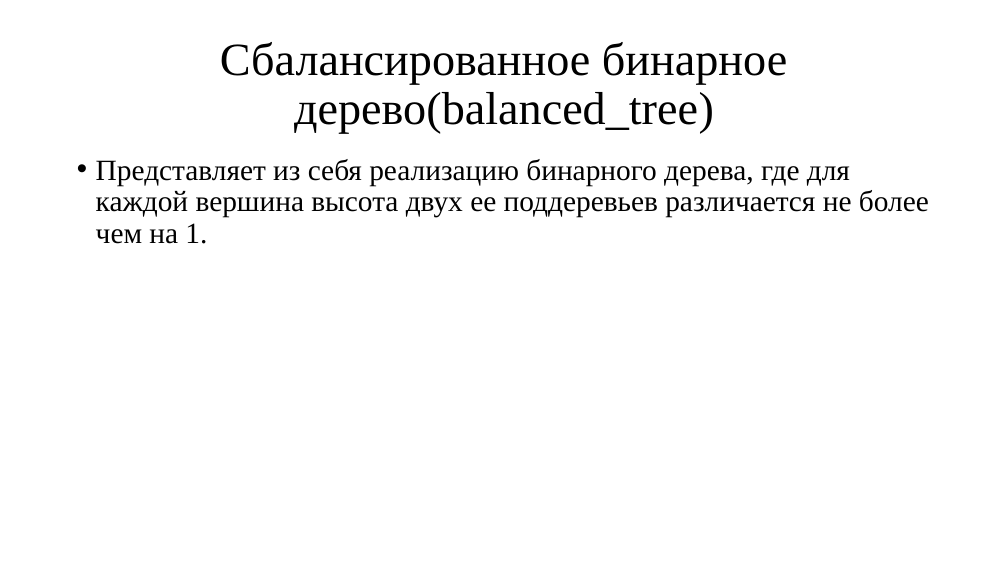
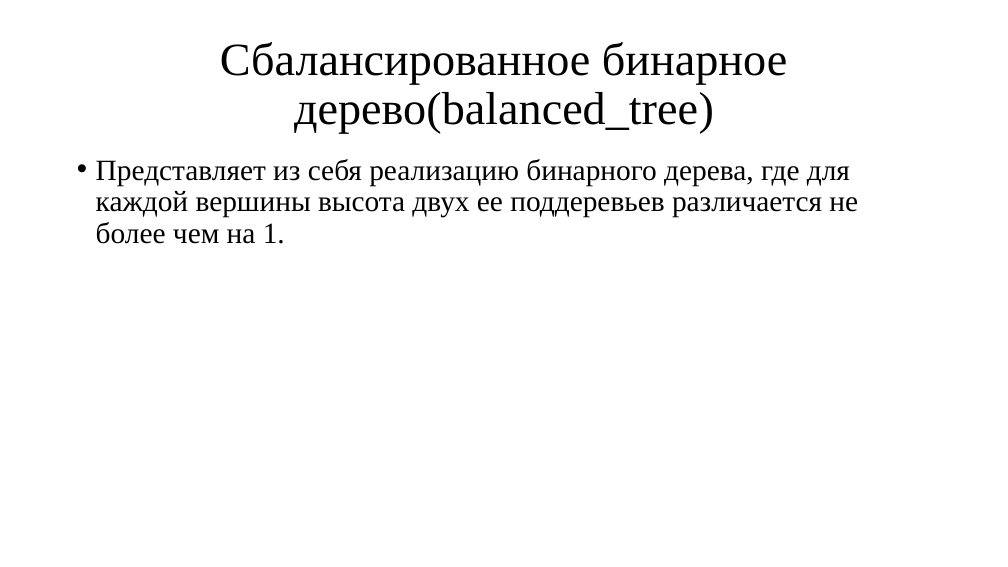
Before and after one commit to ZenoReT/Dictionaries, a slide deck: slide 12 of отчет.pptx. Drawn at 1008x567 pixels with LibreOffice and Linux fonts; fonts in the diff are those of the drawing. Boxes give left, top, right and bottom in pixels: in the first picture for what was removed or moved away, otherwise in the second. Text is boxed around its words. In the diff, an @@ line names an element or a change of style, - is before the commit and + after.

```diff
--- a/отчет.pptx
+++ b/отчет.pptx
@@ text at [96, 159, 858, 244]: text changed @@
-• Представляет из себя реализацию бинарного дерева, где для каждой вершина высота двух ее поддеревьев различается не более чем на 1.
+• Представляет из себя реализацию бинарного дерева, где для каждой вершины высота двух ее поддеревьев различается не более чем на 1.
```
Also in this commit, not shown: 32 other slides changed, 11 slides added, 82 slides removed, 14 other files.
